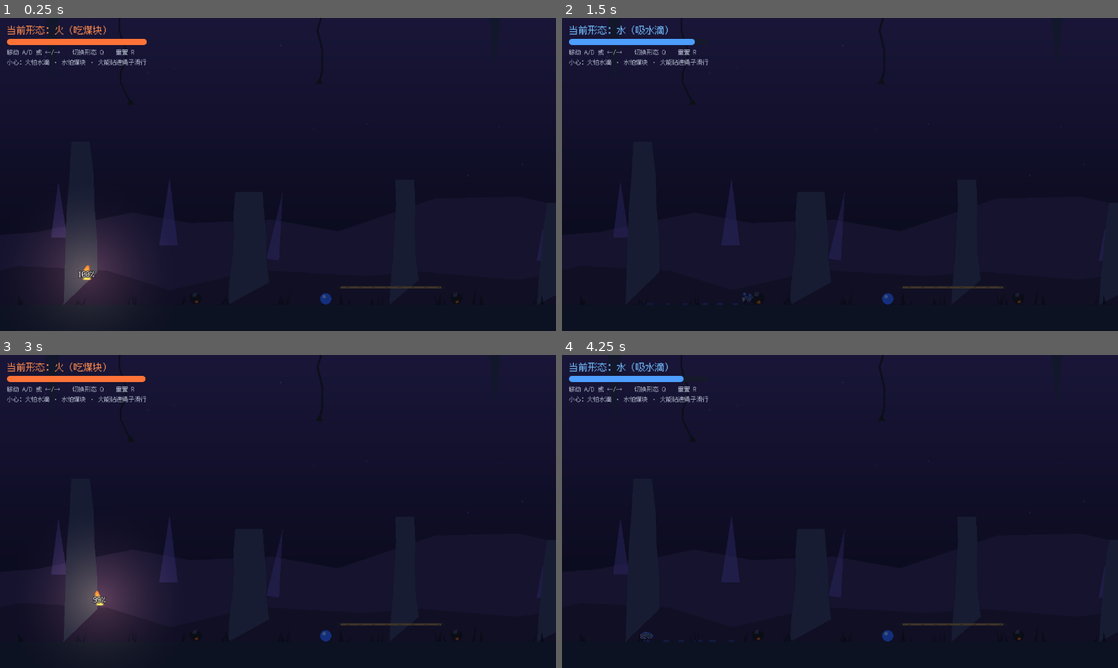
Above: before the commit, frames 1-4 (two rows, left to right).
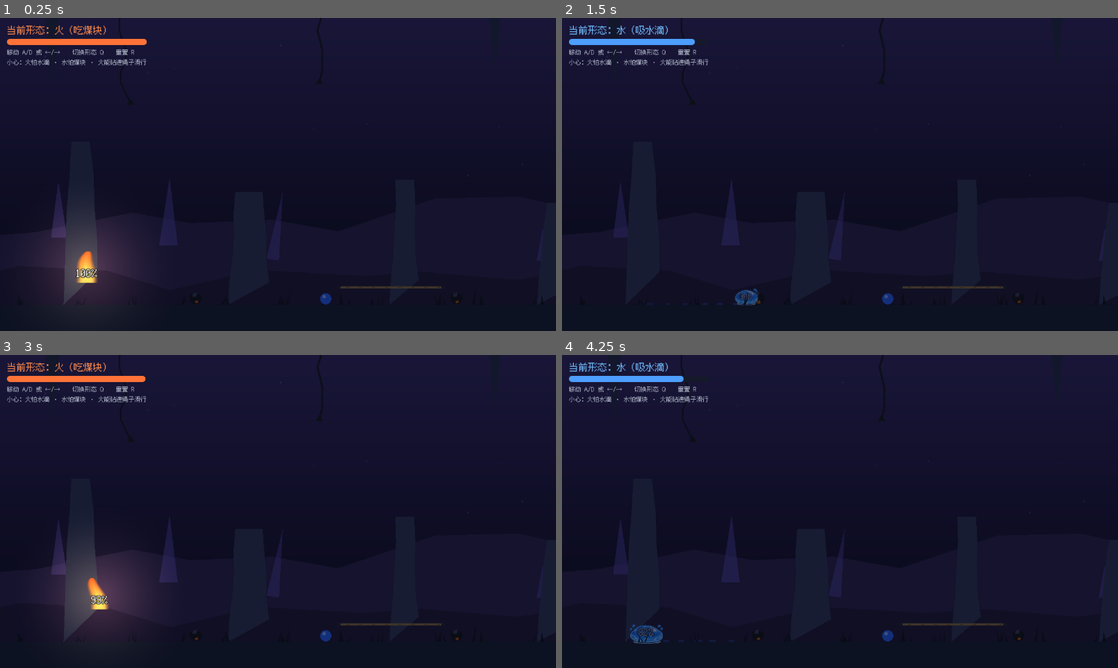
Above: after the commit, the same moments.

Repository: wov/elements
Game: Godot game, scene res://scenes/main.tscn
Same seed, same stepped clock (60 frames per second), same inputs: the game is played once before the commit and once after it.
Inputs:
- Up to frame 1 (0.25 s): no input
- Up to frame 2 (1.5 s): hold D (move_right) 0.53-1.28 s; hold Q (switch_form) 0.53-1.28 s; hold A (move_left) from 1.28 s (still down); tap Q (switch_form) at 1.35 s
- Up to frame 3 (3 s): release A (move_left) at 2.03 s; hold Q (switch_form) 2.03-2.78 s; hold D (move_right) from 2.03 s (still down); tap Enter at 2.75 s; tap Q (switch_form) at 2.85 s
- Up to frame 4 (4.25 s): release D (move_right) at 3.53 s; hold A (move_left) from 3.53 s (still down); hold Q (switch_form) from 3.53 s (still down)

The runs differ from the first frame. In frame 1, 0.3% of the frame differs, in the area x 13-18%, y 74-85%; in frame 2, 0.1%; in frame 3, 0.2%; in frame 4, 0.3%.

Commit message:
完善水火待机与移动动画，新增双向转换帧，放大主角与百分比显示

Diff:
--- a/scripts/character_frames.gd
+++ b/scripts/character_frames.gd
@@ -8,7 +8,10 @@
 ## - water_idle：水滴待机 —— 正式美术 8 帧（assets/water/idle/）
 ## - water_move：有张力的圆形水滴（占位）；移动时横向拉伸
 
-const FRAME_SIZE := 64
+const FRAME_SIZE := 128
+const FIRE_TO_WATER := "fire_to_water"
+const WATER_TO_FIRE := "water_to_fire"
+static var _cached: SpriteFrames
 
 const FIRE_IDLE := "fire_idle"
 const FIRE_MOVE := "fire_move"
@@ -22,14 +25,20 @@
 
 
 static func build() -> SpriteFrames:
+	if _cached != null:
+		return _cached
 	var frames := SpriteFrames.new()
 	if frames.has_animation("default"):
 		frames.remove_animation("default")
-	_add_anim(frames, FIRE_IDLE, 6, 10.0)
-	_add_anim(frames, FIRE_MOVE, 6, 14.0)
+	_add_anim(frames, FIRE_IDLE, 12, 12.0)
+	_add_anim(frames, FIRE_MOVE, 12, 18.0)
 	_add_anim(frames, WATER_IDLE, 4, 6.0)
 	_add_anim(frames, WATER_MOVE, 4, 10.0)
 	_use_art_frames(frames, WATER_IDLE, WATER_IDLE_DIR, WATER_IDLE_COUNT, WATER_IDLE_FPS)
+	_build_water_move(frames)
+	_build_transition(frames, FIRE_TO_WATER, FIRE_IDLE, WATER_IDLE)
+	_build_transition(frames, WATER_TO_FIRE, WATER_IDLE, FIRE_IDLE)
+	_cached = frames
 	return frames
 
 
@@ -47,7 +56,10 @@
 	frames.set_animation_loop(anim, true)
 	for i in count:
 		var image := (load(dir_path + str(i + 1) + ".png") as Texture2D).get_image()
-		image.resize(FRAME_SIZE, FRAME_SIZE, Image.INTERPOLATE_LANCZOS)
+		image.resize(FRAME_SIZE, int(round(float(image.get_height()) * FRAME_SIZE / image.get_width())), Image.INTERPOLATE_LANCZOS)
+		var canvas := Image.create_empty(FRAME_SIZE, FRAME_SIZE, false, Image.FORMAT_RGBA8)
+		canvas.blit_rect(image, Rect2i(Vector2i.ZERO, image.get_size()), Vector2i(0, FRAME_SIZE - image.get_height()))
+		image = canvas
 		frames.add_frame(anim, ImageTexture.create_from_image(image))
 
 
@@ -60,13 +72,13 @@
 		var tex: Texture2D = null
 		match anim:
 			FIRE_IDLE:
-				tex = _texture(func(x: int, y: int) -> Color: return _fire_pixel(x, y, phase, 0.0))
+				tex = _texture(func(x: float, y: float) -> Color: return _fire_pixel(x, y, phase, 0.0))
 			FIRE_MOVE:
-				tex = _texture(func(x: int, y: int) -> Color: return _fire_pixel(x, y, phase, -0.42))
+				tex = _texture(func(x: float, y: float) -> Color: return _fire_pixel(x, y, phase, -0.42 - 0.08 * sin(phase * TAU)))
 			WATER_IDLE:
-				tex = _texture(func(x: int, y: int) -> Color: return _water_pixel(x, y, phase, 1.0, 0.92))
+				tex = _texture(func(x: float, y: float) -> Color: return _water_pixel(x, y, phase, 1.0, 0.92))
 			WATER_MOVE:
-				tex = _texture(func(x: int, y: int) -> Color: return _water_pixel(x, y, phase, 1.3, 0.8))
+				tex = _texture(func(x: float, y: float) -> Color: return _water_pixel(x, y, phase, 1.3, 0.8))
 		frames.add_frame(anim, tex)
 
 
@@ -74,19 +86,19 @@
 	var image := Image.create_empty(FRAME_SIZE, FRAME_SIZE, false, Image.FORMAT_RGBA8)
 	for y in FRAME_SIZE:
 		for x in FRAME_SIZE:
-			image.set_pixel(x, y, draw.call(x, y))
+			image.set_pixel(x, y, draw.call(float(x) * 64.0 / FRAME_SIZE, float(y) * 64.0 / FRAME_SIZE))
 	return ImageTexture.create_from_image(image)
 
 
 ## 火焰像素：底部宽、顶部收尖；中轴随高度摆动（帧相位制造跳动）。
 ## lean 为移动时的迎风拖曳量（负值 = 火苗向左拖曳，配 flip_h 使用）。
-static func _fire_pixel(x: int, y: int, phase: float, lean: float) -> Color:
+static func _fire_pixel(x: float, y: float, phase: float, lean: float) -> Color:
 	var nx := (float(x) + 0.5 - 32.0) / 28.0
 	var t := 1.0 - (float(y) + 0.5) / 56.0
 	if t < 0.0 or t > 1.0:
 		return Color(0, 0, 0, 0)
 	var axis := sin(t * 5.5 + phase * TAU) * 0.14 * t + lean * pow(t, 1.5)
-	var half_width := 0.62 * sqrt(maxf(0.0, 1.0 - t * t)) + 0.05
+	var half_width := (0.62 + 0.035 * sin(phase * TAU)) * sqrt(maxf(0.0, 1.0 - t * t)) + 0.05
 	if absf(lean) > 0.0:
 		half_width *= 0.88
 	var d := absf(nx - axis) / half_width
@@ -101,7 +113,7 @@
 
 ## 水滴像素：圆形 + 表面张力式的小幅半径波动（帧相位制造抖动）。
 ## stretch_x / stretch_y 控制移动时的拉伸。
-static func _water_pixel(x: int, y: int, phase: float, stretch_x: float, stretch_y: float) -> Color:
+static func _water_pixel(x: float, y: float, phase: float, stretch_x: float, stretch_y: float) -> Color:
 	var nx := (float(x) + 0.5 - 32.0) / 22.0
 	var ny := (float(y) + 0.5 - 32.0) / 22.0
 	var angle := atan2(ny, nx)
@@ -114,3 +126,45 @@
 	var color := Color(0.16, 0.42, 0.95, 1.0).lerp(Color(0.80, 0.95, 1.0, 1.0), light)
 	color.a = clampf((tension - d) * 7.0, 0.0, 1.0) * 0.92
 	return color
+
+
+## 移动沿用水待机美术，以周期拉伸、压缩表现表面张力。
+static func _build_water_move(frames: SpriteFrames) -> void:
+	frames.remove_animation(WATER_MOVE)
+	frames.add_animation(WATER_MOVE)
+	frames.set_animation_speed(WATER_MOVE, 12.0)
+	for i in WATER_IDLE_COUNT:
+		var source := frames.get_frame_texture(WATER_IDLE, i % frames.get_frame_count(WATER_IDLE)).get_image()
+		var pulse := sin(float(i) / WATER_IDLE_COUNT * TAU)
+		var result := Image.create_empty(FRAME_SIZE, FRAME_SIZE, false, Image.FORMAT_RGBA8)
+		var sx := 1.08 + 0.05 * pulse
+		var sy := 0.88 - 0.04 * pulse
+		for y in FRAME_SIZE:
+			for x in FRAME_SIZE:
+				var px := int((x - FRAME_SIZE * 0.5) / sx + FRAME_SIZE * 0.5)
+				var py := int((y - FRAME_SIZE * 0.78) / sy + FRAME_SIZE * 0.78)
+				if px >= 0 and px < FRAME_SIZE and py >= 0 and py < FRAME_SIZE:
+					result.set_pixel(x, y, source.get_pixel(px, py))
+		frames.add_frame(WATER_MOVE, ImageTexture.create_from_image(result))
+
+
+## 非循环转换动画：旧形态收束，颜色与轮廓平滑过渡到新形态。
+static func _build_transition(frames: SpriteFrames, anim: String, before: String, after: String) -> void:
+	frames.add_animation(anim)
+	frames.set_animation_loop(anim, false)
+	frames.set_animation_speed(anim, 24.0)
+	var a := frames.get_frame_texture(before, 0).get_image()
+	var b := frames.get_frame_texture(after, 0).get_image()
+	for i in 12:
+		var t := smoothstep(0.0, 1.0, float(i) / 11.0)
+		var image := Image.create_empty(FRAME_SIZE, FRAME_SIZE, false, Image.FORMAT_RGBA8)
+		for y in FRAME_SIZE:
+			for x in FRAME_SIZE:
+				var ca := a.get_pixel(x, y)
+				var cb := b.get_pixel(x, y)
+				var alpha := lerpf(ca.a, cb.a, t)
+				var rgb := Vector3(ca.r, ca.g, ca.b) * ca.a * (1.0 - t) + Vector3(cb.r, cb.g, cb.b) * cb.a * t
+				if alpha > 0.001:
+					rgb /= alpha
+				image.set_pixel(x, y, Color(rgb.x, rgb.y, rgb.z, alpha))
+		frames.add_frame(anim, ImageTexture.create_from_image(image))
--- a/scripts/player.gd
+++ b/scripts/player.gd
@@ -43,7 +43,7 @@
 ## 水渍生成间隔（秒）
 @export var stain_interval: float = 0.12
 ## 占位帧的显示缩放
-@export var sprite_scale: float = 0.6
+@export var sprite_scale: float = 0.65
 
 var form: Form = Form.FIRE
 ## 当前元素量（0~1）。归零即消散并发出 depleted 信号。
@@ -59,6 +59,7 @@
 ## 外力惯性的每秒衰减量（像素/秒²）。
 @export var external_friction: float = 500.0
 
+var _transitioning := false
 var _facing: int = 1
 var _dead: bool = false
 var _time: float = 0.0
@@ -239,17 +240,21 @@
 
 	_sprite = AnimatedSprite2D.new()
 	_sprite.sprite_frames = CharacterFrames.build()
+	_sprite.animation_finished.connect(func() -> void:
+		_transitioning = false
+		if not _dead:
+			_update_animation(absf(velocity.x) > 1.0))
 	_sprite.scale = Vector2(sprite_scale, sprite_scale)
 	_sprite.play(CharacterFrames.FIRE_IDLE)
 	_float.add_child(_sprite)
 
 	_percent_label = Label.new()
 	UiFont.apply(_percent_label)
-	_percent_label.position = Vector2(-24, -12)
-	_percent_label.custom_minimum_size = Vector2(48, 24)
+	_percent_label.position = Vector2(-36, -8)
+	_percent_label.custom_minimum_size = Vector2(72, 30)
 	_percent_label.horizontal_alignment = HORIZONTAL_ALIGNMENT_CENTER
 	_percent_label.vertical_alignment = VERTICAL_ALIGNMENT_CENTER
-	_percent_label.add_theme_font_size_override("font_size", 18)
+	_percent_label.add_theme_font_size_override("font_size", 24)
 	_percent_label.add_theme_color_override("font_color", Color(1, 1, 1, 0.95))
 	_percent_label.add_theme_color_override("font_outline_color", Color(0.08, 0.09, 0.14, 0.9))
 	_percent_label.add_theme_constant_override("outline_size", 6)
@@ -267,6 +272,8 @@
 func _apply_form(play_fx: bool) -> void:
 	_light.enabled = form == Form.FIRE
 	if play_fx:
+		_transitioning = true
+		_sprite.play(CharacterFrames.WATER_TO_FIRE if form == Form.FIRE else CharacterFrames.FIRE_TO_WATER)
 		var tween := _new_fx_tween()
 		tween.set_parallel(true)
 		tween.tween_property(_fx, "scale:x", 1.3, 0.08)
@@ -282,6 +289,9 @@
 
 ## 形态 + 是否移动 → 动画帧；向左移动用 flip_h 镜像。
 func _update_animation(moving: bool) -> void:
+	_sprite.flip_h = _facing < 0
+	if _transitioning:
+		return
 	var anim: String
 	if form == Form.FIRE:
 		anim = CharacterFrames.FIRE_MOVE if moving else CharacterFrames.FIRE_IDLE
@@ -296,9 +306,9 @@
 func _update_hover(delta: float) -> void:
 	var target := 0.0
 	if form == Form.FIRE:
-		target = -fire_hover + sin(_time * 2.5) * 3.0
-	else:
-		target = 8.0 + sin(_time * 1.8) * 1.2
+		target = -10.0 - fire_hover + sin(_time * 2.5) * 2.0
+	else:
+		target = -10.0 + sin(_time * 1.8) * 0.6
 	_float.position.y = lerpf(_float.position.y, target, 12.0 * delta)
 
 
Not shown, changed: README.md
